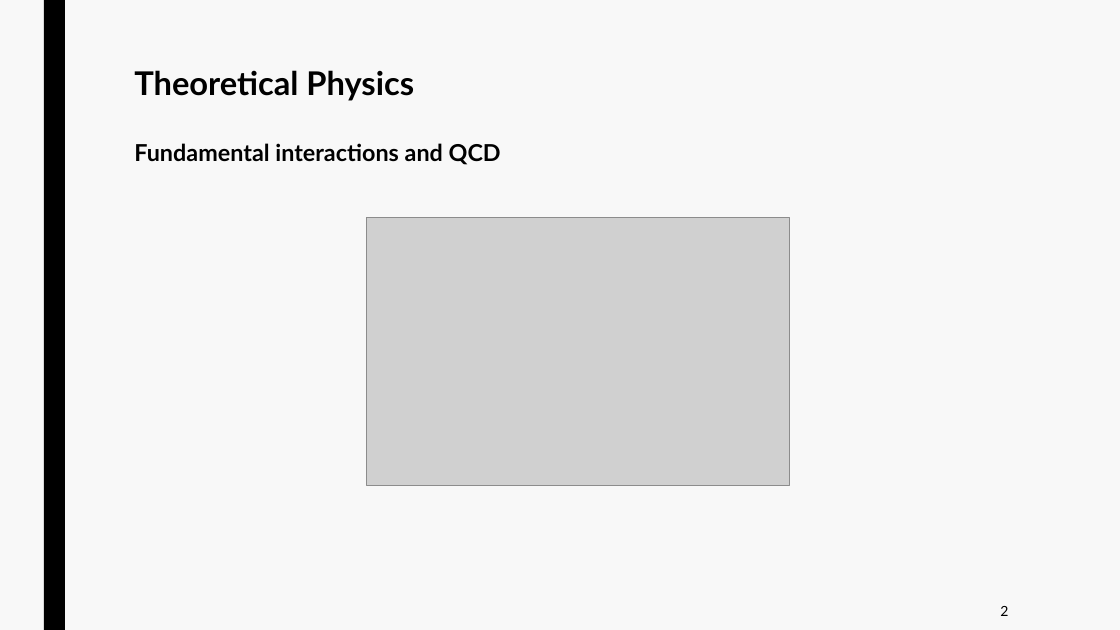
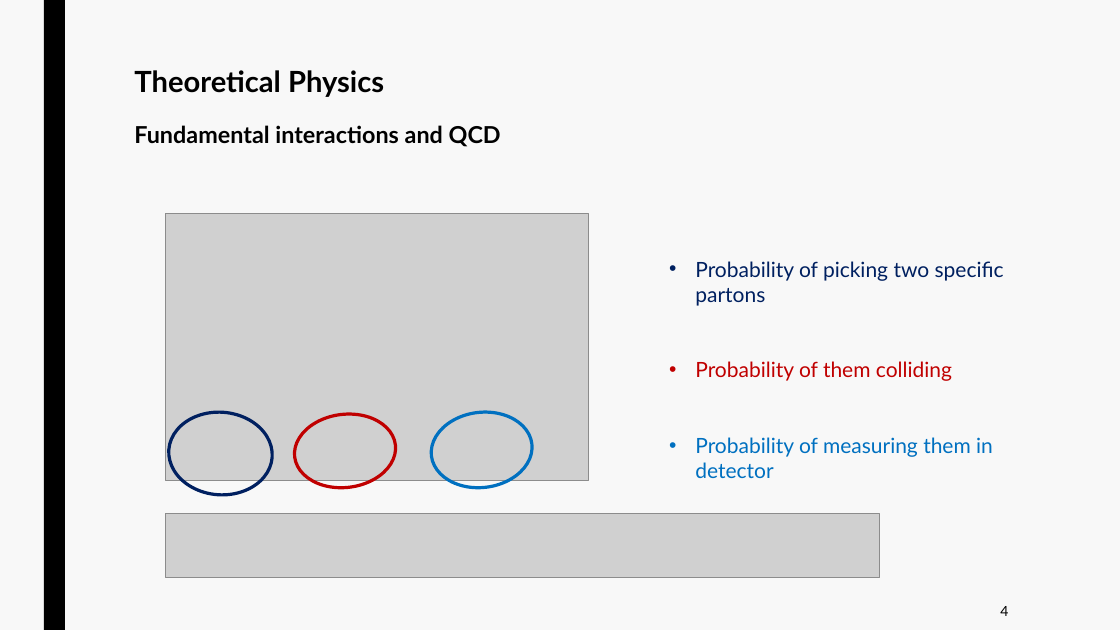
Before and after one commit to jurtasun/presentations, a slide deck: slide 5 of 202306_CRG_Postdoc/230623_GRG_Postdoc.ppt. Drawn at 1120x630 pixels with LibreOffice and Linux fonts; fonts in the diff are those of the drawing; grey boxes stand for pictures. Boxes give left, top, right and bottom in pixels: in the first picture for what was removed or moved away, otherwise in the second. Text is boxed around its words. In the diff, an @@ line names an element or a change of style, - is before the commit and + after.

```diff
--- a/202306_CRG_Postdoc/230623_GRG_Postdoc.ppt
+++ b/202306_CRG_Postdoc/230623_GRG_Postdoc.ppt
@@ title "Theoretical Physics Fundamental interactions and ..." at box(134, 70, 501, 147): size 28 to 25 pt in "Theoretical Physics" @@
@@ picture: place and size @@
-picture at box(367, 218, 790, 485)
+picture at box(166, 213, 588, 481)
@@ text added at box(695, 261, 1004, 478), 18 pt, text #002060 @@
+• Probability of picking two specific partons
+• Probability of them colliding
+• Probability of measuring them in detector
@@ ellipse added at box(166, 408, 275, 498), outline #002060 2.75 pt @@
@@ ellipse added at box(290, 408, 400, 493), outline #C00000 2.75 pt @@
@@ ellipse added at box(428, 406, 537, 493), outline #0070C0 2.75 pt @@
@@ picture added at box(166, 514, 880, 578) @@
@@ text at box(1000, 606, 1008, 616): text changed @@
-2
+4
```
Also in this commit, not shown: 4 other slides changed, 2 slides removed, 2 other files.
